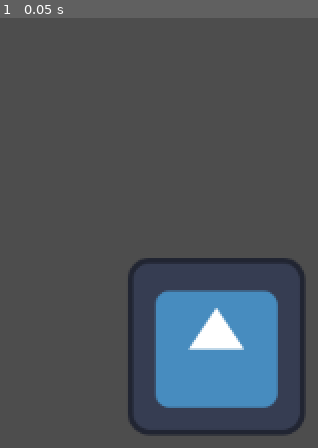
Above: before the commit, frame 1.
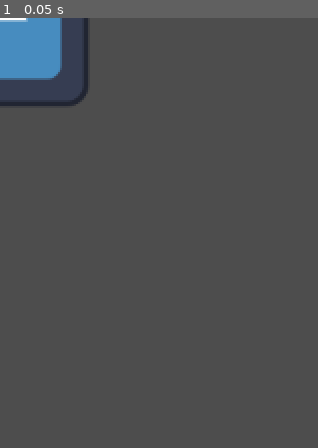
Above: after the commit, the same moment.

Repository: camilla1323/rocket-simulator
Game: Godot game, scene res://icon.tscn
Two runs of this game, one before a commit and one after it. Both use one fixed random seed, a clock stepped at 60 frames per second and the inputs below. The engine's default icon, where the game draws it, is replaced by a stand-in: a white triangle on a blue panel in a dark square.
Inputs:
- Up to frame 1 (0.05 s): no input

The runs differ from the first frame. In frame 1, 17% of the frame differs, in the area x 0-97%, y 0-98%.

Commit message:
flyt icon

Diff:
--- a/icon.tscn
+++ b/icon.tscn
@@ -3,5 +3,5 @@
 [ext_resource type="Texture2D" uid="uid://bcebwxejqimb5" path="res://icon.svg" id="1_3y4pi"]
 
 [node name="Icon" type="Sprite2D"]
-position = Vector2(156, 237)
+position = Vector2(0, 0)
 texture = ExtResource("1_3y4pi")
